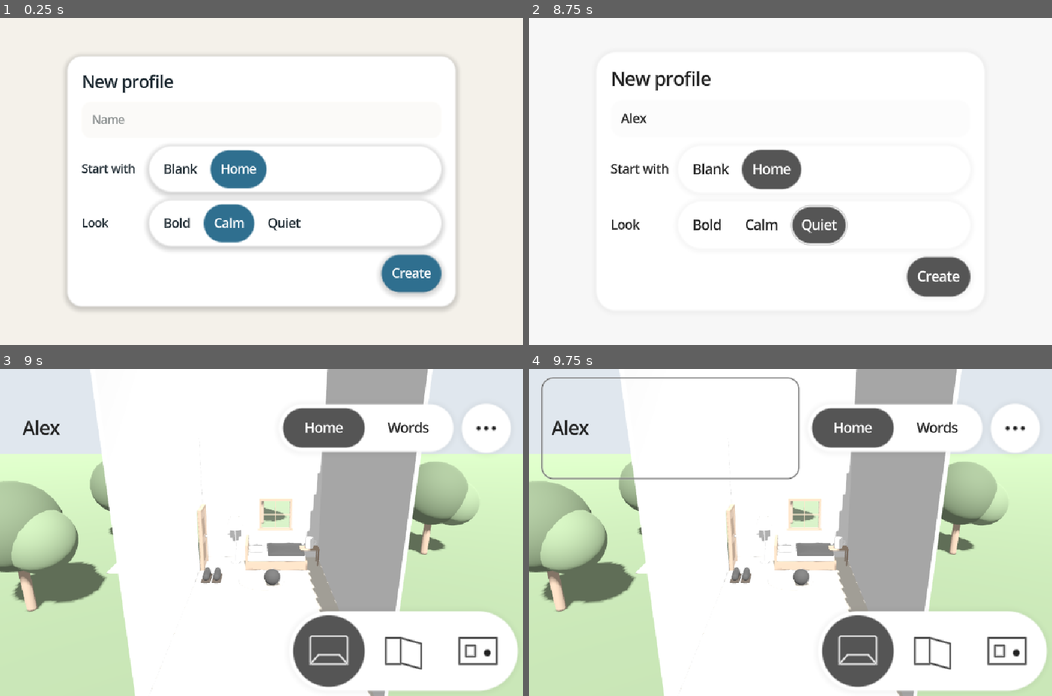
Above: before the commit, frames 1-4 (two rows, left to right).
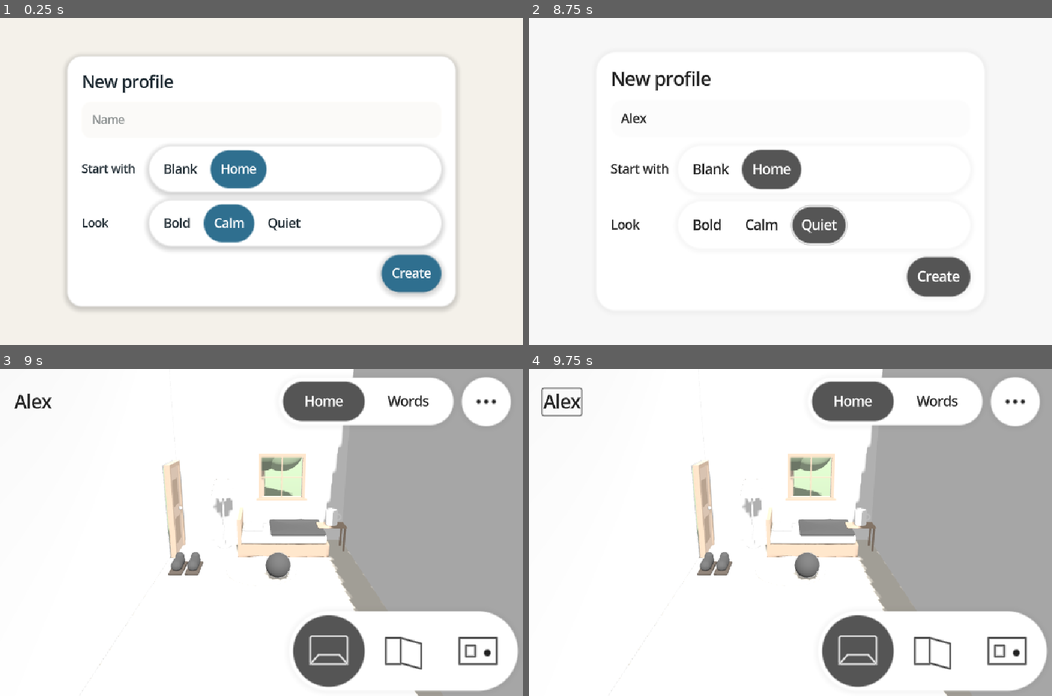
Above: after the commit, the same moments.

Repository: crashtestbrandt/alex
Game: Godot game, scene res://scenes/main.tscn
Same seed, same stepped clock (60 frames per second), same inputs: the game is played once before the commit and once after it.
Inputs (mouse positions are in pixels of both pictures, inside the frame that each line leads up to):
- Up to frame 1 (0.25 s): no input
- Up to frame 2 (8.75 s): click (790, 119) at 0.52 s; type "Alex" at 0.6 s; click "Blank" at 1.25 s; click "Home" at 2 s; click "Bold" at 2.75 s; click "Blank" at 3.5 s; click "Home" at 4.25 s; click "Bold" at 5 s; click "Calm" at 5.75 s; click "Calm" at 6.5 s; click "Quiet" at 7.25 s; click "Quiet" at 8 s
- Up to frame 3 (9 s): click "Create" at 8.75 s
- Up to frame 4 (9.75 s): click "Alex" at 9.5 s

Frames 1-2 are identical in both runs. In frame 3, 49% of the frame differs, in the area x 0-100%, y 0-100%; in frame 4, 50%.

Commit message:
fix(ui) fit the name hit area to its displayed text (#13)

Diff:
--- a/scenes/child/home.tscn
+++ b/scenes/child/home.tscn
@@ -58,15 +58,21 @@
 mouse_filter = 2
 theme_override_constants/separation = 16
 
-[node name="Title" type="Button" parent="Margin/Column/TopBar"]
+[node name="NameSlot" type="Control" parent="Margin/Column/TopBar"]
 unique_name_in_owner = true
 layout_mode = 2
 size_flags_horizontal = 3
+mouse_filter = 2
+
+[node name="Title" type="Button" parent="Margin/Column/TopBar/NameSlot"]
+unique_name_in_owner = true
+layout_mode = 0
 theme_type_variation = &"TitleLabel"
 text = "Profile"
 text_overrun_behavior = 3
 script = ExtResource("2")
 quiet = true
+radius_px = 6.0
 clip_text = true
 alignment = 0
 tooltip_text = "Tap to hear your name; hold to record"
--- a/scripts/child/home.gd
+++ b/scripts/child/home.gd
@@ -10,6 +10,7 @@
 const _TILE_SCENE: PackedScene = preload("res://scenes/child/gestalt_tile.tscn")
 
 @onready var _title: HoldButton = %Title
+@onready var _name_slot: Control = %NameSlot
 @onready var _top_bar: HBoxContainer = %TopBar
 @onready var _strip: PillBar = %PlaceStrip
 @onready var _room_view: RoomView = %RoomView
@@ -30,6 +31,12 @@
 var _speaking_spot: Spot = null
 
 func _ready() -> void:
+	var name_padding: StyleBoxEmpty = StyleBoxEmpty.new()
+	name_padding.set_content_margin_all(4.0)
+	for state: String in ["normal", "hover", "pressed", "focus", "disabled", "hover_pressed"]:
+		_title.add_theme_stylebox_override(state, name_padding)
+	_name_slot.resized.connect(_layout_name)
+	_title.theme_changed.connect(_layout_name.call_deferred)
 	_profiles_button.held.connect(_on_profiles_held)
 	_title.pressed.connect(_on_name_tapped)
 	_title.held.connect(_on_name_held)
@@ -48,7 +55,6 @@
 	_profile = p
 	_title.text = p.display_name
 	_title.disabled = p.display_name.is_empty()
-	_title.custom_minimum_size = Vector2(Style.current.tile_min_size, Style.current.tile_min_size)
 	_build_strip()
 	if not p.rooms.is_empty():
 		show_room(p.rooms[0])
@@ -145,8 +151,21 @@
 		parent.move_child(_strip, 1)
 	_strip.size_flags_horizontal = Control.SIZE_SHRINK_CENTER if compact else Control.SIZE_FILL
 	_strip.fit_width(available.x - 48.0 if compact else available.x * 0.55)
+	_layout_name.call_deferred()
 	_layout_board()
 	_sync_room_inset.call_deferred()
+
+## Only the displayed name receives taps; unused header space passes through to the room.
+func _layout_name() -> void:
+	var minimum: Vector2 = _title.get_combined_minimum_size()
+	_name_slot.custom_minimum_size.y = minimum.y
+	var font: Font = _title.get_theme_font("font")
+	var font_size: int = _title.get_theme_font_size("font_size")
+	var text_width: float = font.get_string_size(_title.text, HORIZONTAL_ALIGNMENT_LEFT, -1, font_size).x
+	var padding: Vector2 = _title.get_theme_stylebox("normal").get_minimum_size()
+	_title.visible = not _title.text.is_empty() and _name_slot.size.x >= minimum.x
+	_title.size = Vector2(minf(ceilf(text_width) + padding.x, _name_slot.size.x), minimum.y)
+	_title.position = Vector2(0.0, maxf(0.0, (_name_slot.size.y - _title.size.y) / 2.0))
 
 func _layout_board() -> void:
 	var width: float = clampf(_stage.size.x - 16.0, Style.current.tile_min_size, 320.0)
Binary file changed: docs/img/record.png
Binary file changed: docs/img/room.png
Not shown, changed: docs/ui.md
